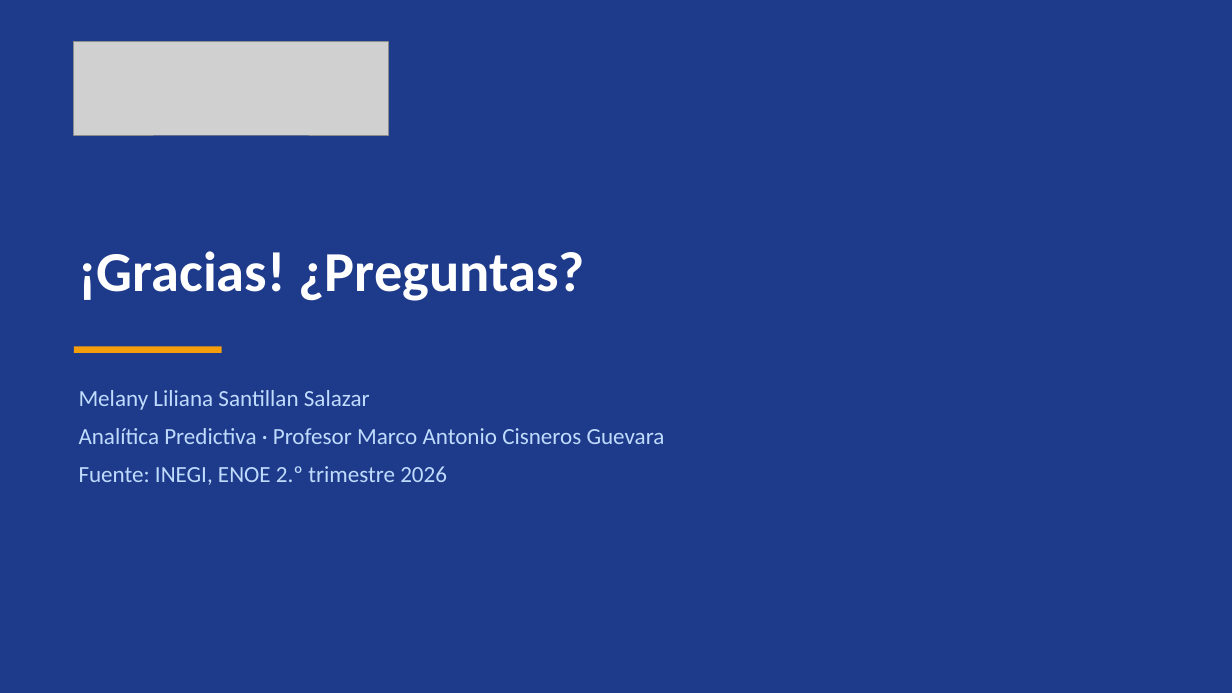
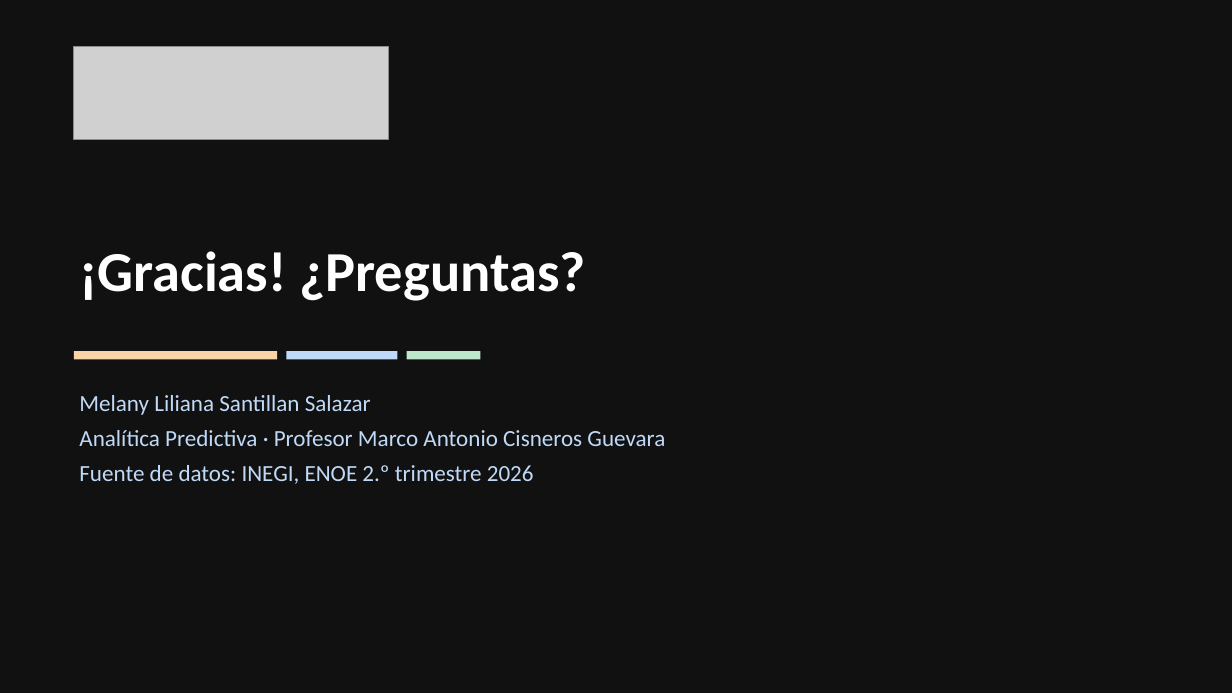
Before and after one commit to ivxnwww/Polymarket-UP-DOWN-5m, a slide deck: slide 24 of proyecto_enoe/Presentacion_Proyecto_ENOE.pptx (slide 17 before the commit). Drawn at 1232x693 pixels with LibreOffice and Linux fonts; fonts in the diff are those of the drawing; grey boxes stand for pictures. Boxes give left, top, right and bottom in pixels: in the first picture for what was removed or moved away, otherwise in the second. Text is boxed around its words. In the diff, an @@ line names an element or a change of style, - is before the commit and + after.

```diff
--- a/proyecto_enoe/Presentacion_Proyecto_ENOE.pptx
+++ b/proyecto_enoe/Presentacion_Proyecto_ENOE.pptx
@@ rectangle at [0, 0, 1232, 693]: fill #1E3A8A to #111111 @@
@@ picture: place and size @@
-picture at [74, 42, 388, 135]
+picture at [74, 46, 388, 140]
@@ text "¡Gracias! ¿Preguntas?" at [79, 251, 585, 301]: less space between paragraphs @@
@@ rectangle: place and size @@
-rectangle at [74, 347, 222, 353]
+rectangle at [74, 351, 277, 360]
@@ rectangle at [74, 351, 277, 360]: fill #F59E0B to #FBD3A8 @@
@@ rectangle added at [287, 351, 397, 360], fill #BFD9F7 @@
@@ rectangle added at [407, 351, 481, 360], fill #BDE8CB @@
@@ text at [79, 395, 665, 446]: text colour #BFDBFE to #BFD9F7 in "Melany Liliana Santillan Salazar", "Analítica Predictiva · Profesor Marco Antonio Cisneros ..."; less space between paragraphs @@
@@ text at [79, 465, 534, 484]: text changed; text colour #BFDBFE to #BFD9F7 @@
-Fuente: INEGI, ENOE 2.º trimestre 2026
+Fuente de datos: INEGI, ENOE 2.º trimestre 2026
```
Also in this commit, not shown: 13 other slides changed, 10 slides added, 3 slides removed, 23 other files.
